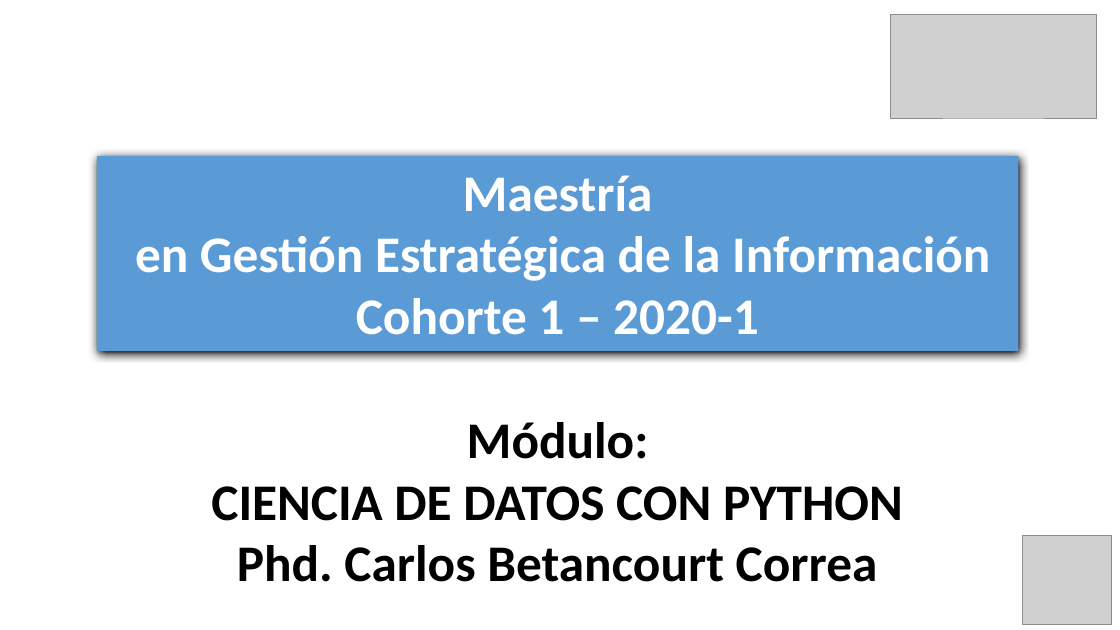
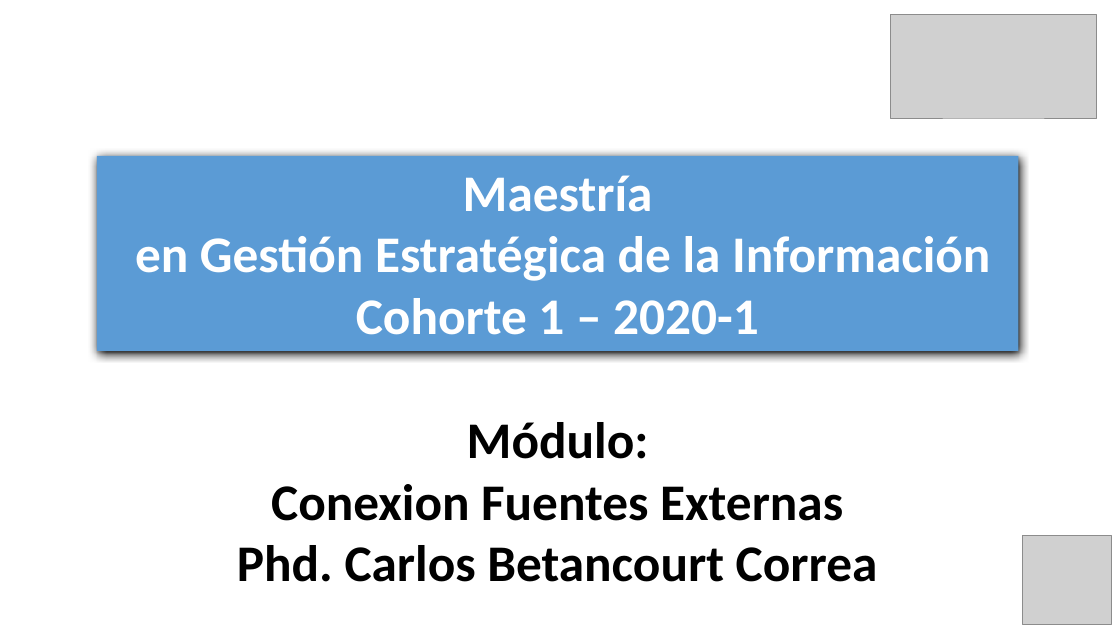
Before and after one commit to Duvandres19/Analitica_Python, a slide deck: slide 1 of Curso_Analitica_LecturaFuentesDatos.pptx. Drawn at 1120x630 pixels with LibreOffice and Linux fonts; fonts in the diff are those of the drawing; grey boxes stand for pictures; background and template pictures are left out. Boxes give left, top, right and bottom in pixels: in the first picture for what was removed or moved away, otherwise in the second. Text is boxed around its words. In the diff, an @@ line names an element or a change of style, - is before the commit and + after.

```diff
--- a/Curso_Analitica_LecturaFuentesDatos.pptx
+++ b/Curso_Analitica_LecturaFuentesDatos.pptx
@@ text "Módulo:": place and size @@
-text "Módulo:" at (211,422,903,582)
+text "Módulo:" at (237,422,878,582)
@@ text at (271,484,843,521): text changed @@
-CIENCIA DE DATOS CON PYTHON
+Conexion Fuentes Externas
```
Also in this commit, not shown: 24 other slides changed, 3 slides added, 29 other files.
